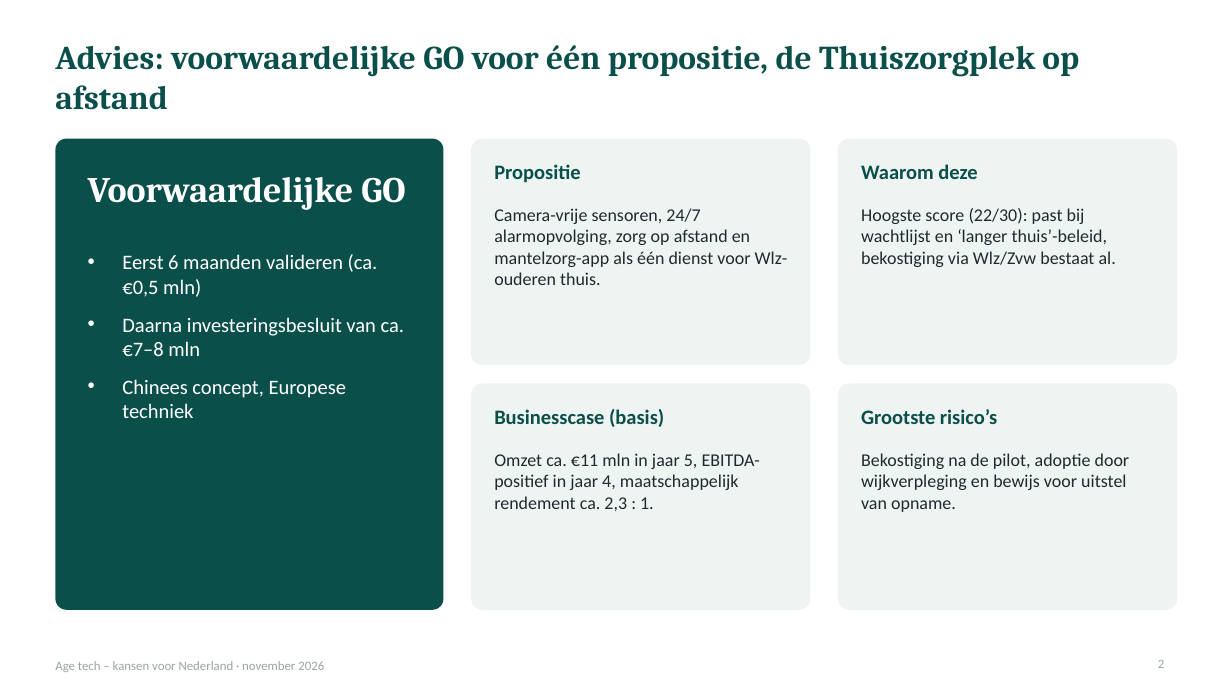
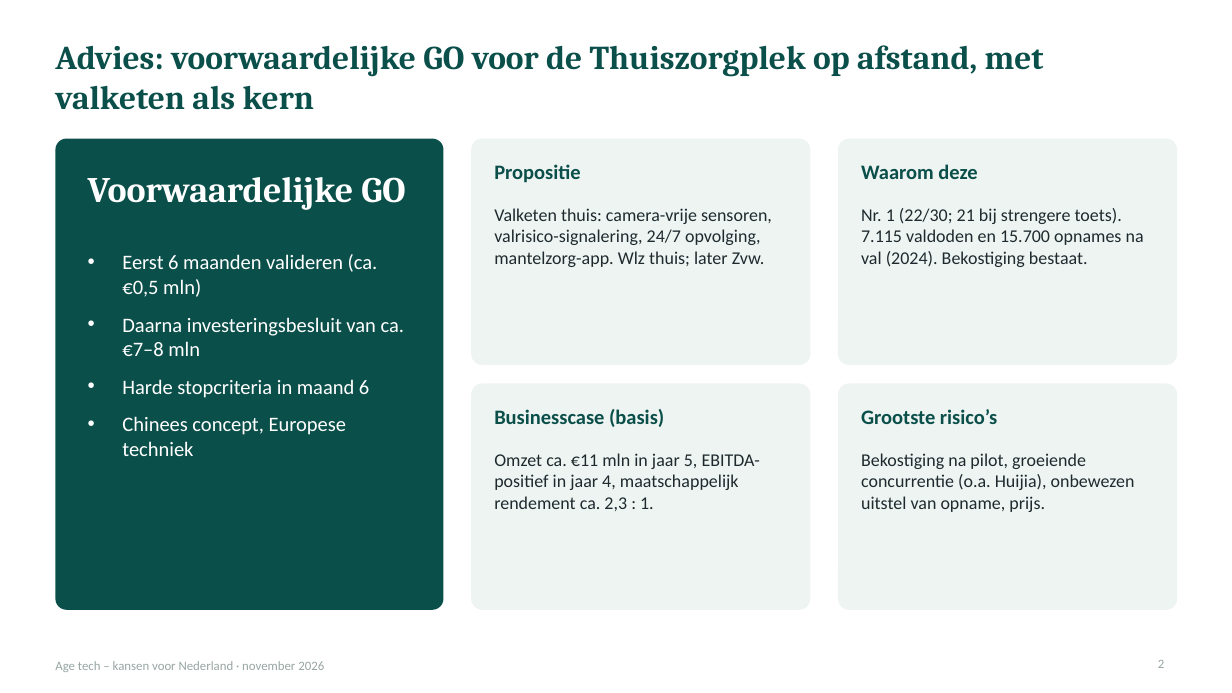
Before and after one commit to robruijn/Four-Seasons-Rome-2026, a slide deck: slide 2 of AgeTech_kansen_Nederland.pptx. Drawn at 1232x693 pixels with LibreOffice and Linux fonts; fonts in the diff are those of the drawing. Boxes give left, top, right and bottom in pixels: in the first picture for what was removed or moved away, otherwise in the second. Text is boxed around its words. In the diff, an @@ line names an element or a change of style, - is before the commit and + after.

```diff
--- a/AgeTech_kansen_Nederland.pptx
+++ b/AgeTech_kansen_Nederland.pptx
@@ title at [55, 45, 1044, 110]: text changed @@
-Advies: voorwaardelijke GO voor één propositie, de Thuiszorgplek op afstand
+Advies: voorwaardelijke GO voor de Thuiszorgplek op afstand, met valketen als kern
@@ text at [494, 208, 772, 267]: text changed @@
-Camera-vrije sensoren, 24/7 alarmopvolging, zorg op afstand en mantelzorg-app als één dienst voor Wlz-ouderen thuis.
+Valketen thuis: camera-vrije sensoren, valrisico-signalering, 24/7 opvolging, mantelzorg-app. Wlz thuis; later Zvw.
@@ text at [861, 208, 1144, 267]: text changed @@
-Hoogste score (22/30): past bij wachtlijst en ‘langer thuis’-beleid, bekostiging via Wlz/Zvw bestaat al.
+Nr. 1 (22/30; 21 bij strengere toets). 7.115 valdoden en 15.700 opnames na val (2024). Bekostiging bestaat.
@@ text at [122, 379, 369, 398]: paragraph added @@
+• Harde stopcriteria in maand 6
@@ text at [861, 453, 1135, 512]: text changed @@
-Bekostiging na de pilot, adoptie door wijkverpleging en bewijs voor uitstel van opname.
+Bekostiging na pilot, groeiende concurrentie (o.a. Huijia), onbewezen uitstel van opname, prijs.
```
Also in this commit, not shown: 8 other slides changed, 1 slide added.
